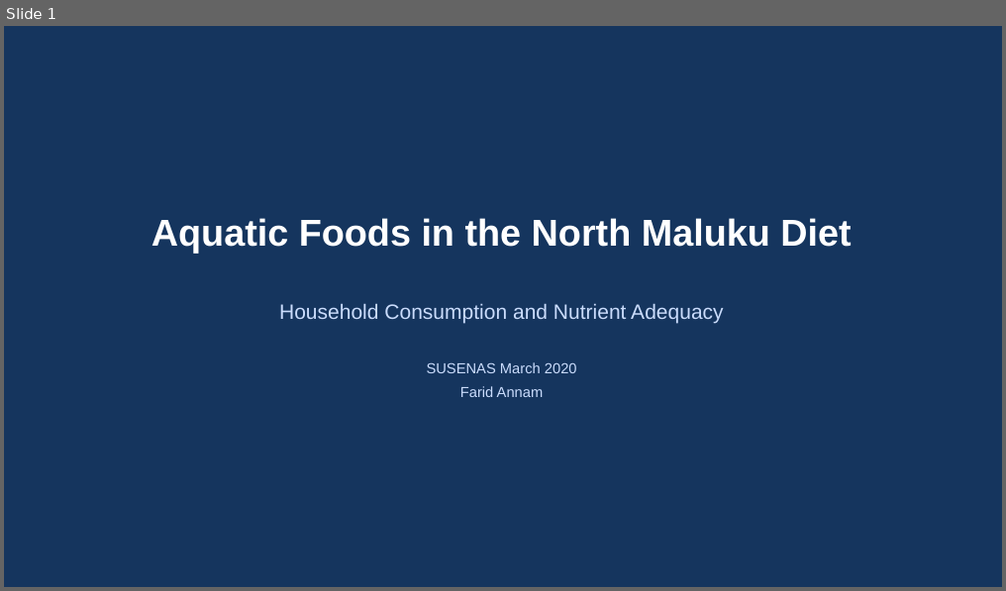
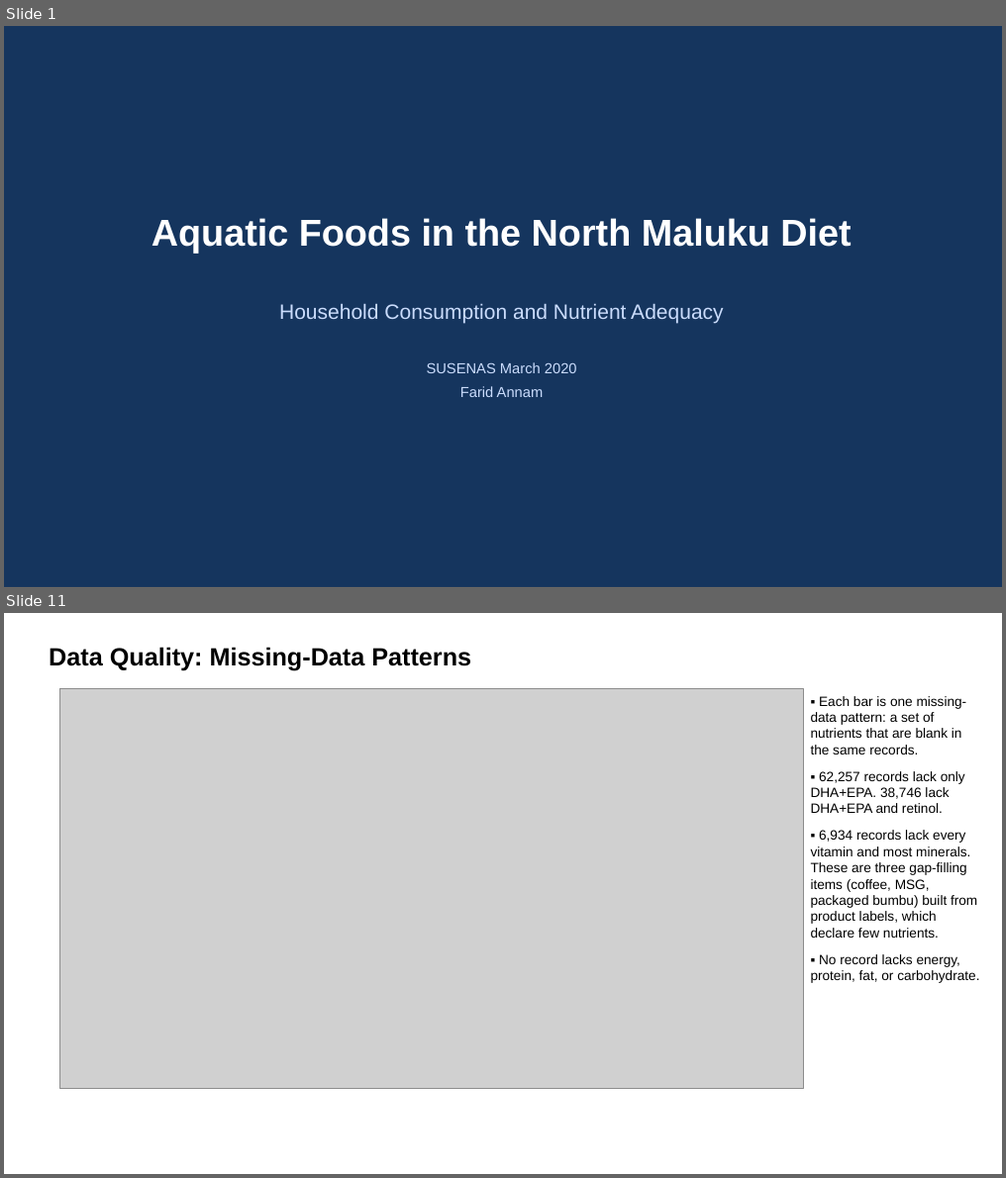
Before and after one commit to Lelsler/north_maluku, a slide deck: figures/north_maluku_consumption.pptx. Shown one above the other, each under a label of ours: slide 1 before the commit, slides 1 and 11 after it; the slides between them are not shown. The pictures are 1006x591 and 1006x1178 pixels, drawn with LibreOffice and Linux fonts; fonts in the diff are those of the drawing; grey boxes stand for pictures. Boxes give left, top, right and bottom in pixels: in the first picture for what was removed or moved away, otherwise in the second. Text is boxed around its words. In the diff, an @@ line names an element or a change of style, - is before the commit and + after.

Commit message:
Updated Pipeline (09/03/2026)
1. Based on the new fish_book_afcd.csv (9/4/2026)
2. Remove water and total carotene from the joined file (blok41_fct_joined.csv)
3. New presentation file with missing-value pattern plots

```diff
--- a/figures/north_maluku_consumption.pptx
+++ b/figures/north_maluku_consumption.pptx
@@ slide 11 added at (x1=4, y1=613, x2=1002, y2=1174), background #FFFFFF @@
@@ text added at (x1=49, y1=647, x2=471, y2=670), 24 pt, text #000000, bold @@
+Data Quality: Missing-Data Patterns
@@ picture added at (x1=60, y1=688, x2=804, y2=1088) @@
@@ text added at (x1=811, y1=696, x2=979, y2=983), 13 pt, text #000000 @@
+▪ Each bar is one missing-data pattern: a set of nutrients that are blank in the same records.
+▪ 62,257 records lack only DHA+EPA. 38,746 lack DHA+EPA and retinol.
+▪ 6,934 records lack every vitamin and most minerals. These are three gap-filling items (coffee, MSG, packaged bumbu) built from product labels, which declare few nutrients.
+▪ No record lacks energy, protein, fat, or carbohydrate.
```
Also in this commit, not shown: 9 slides changed, 1 other slide added, 10 other files.
